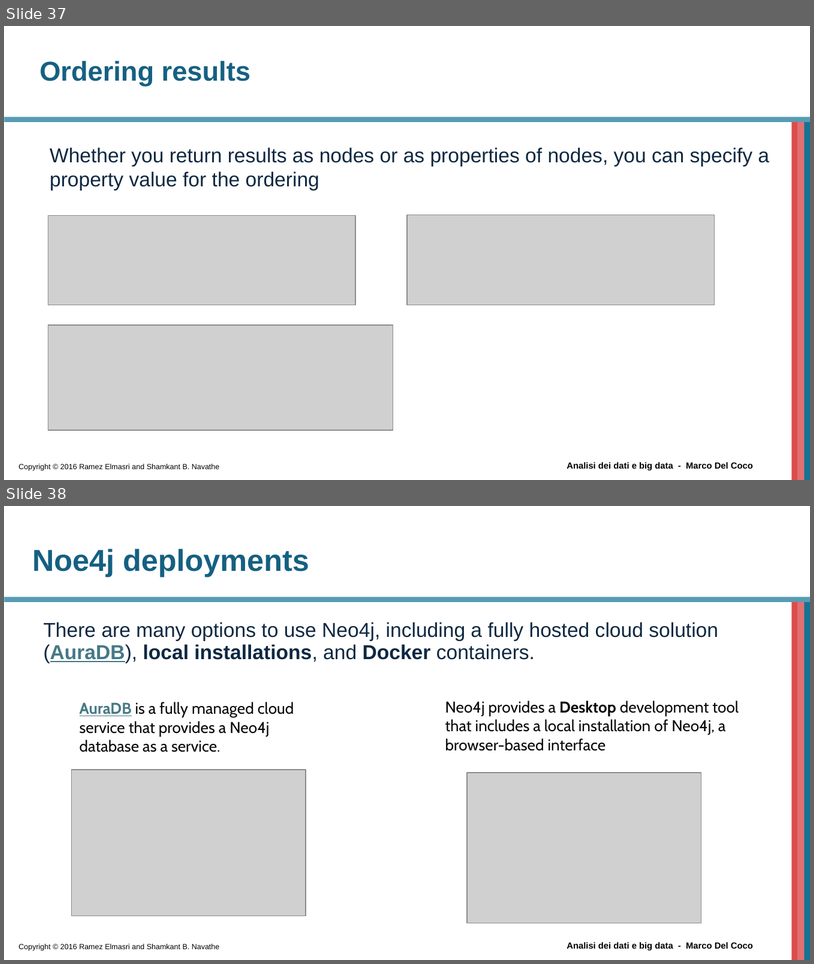
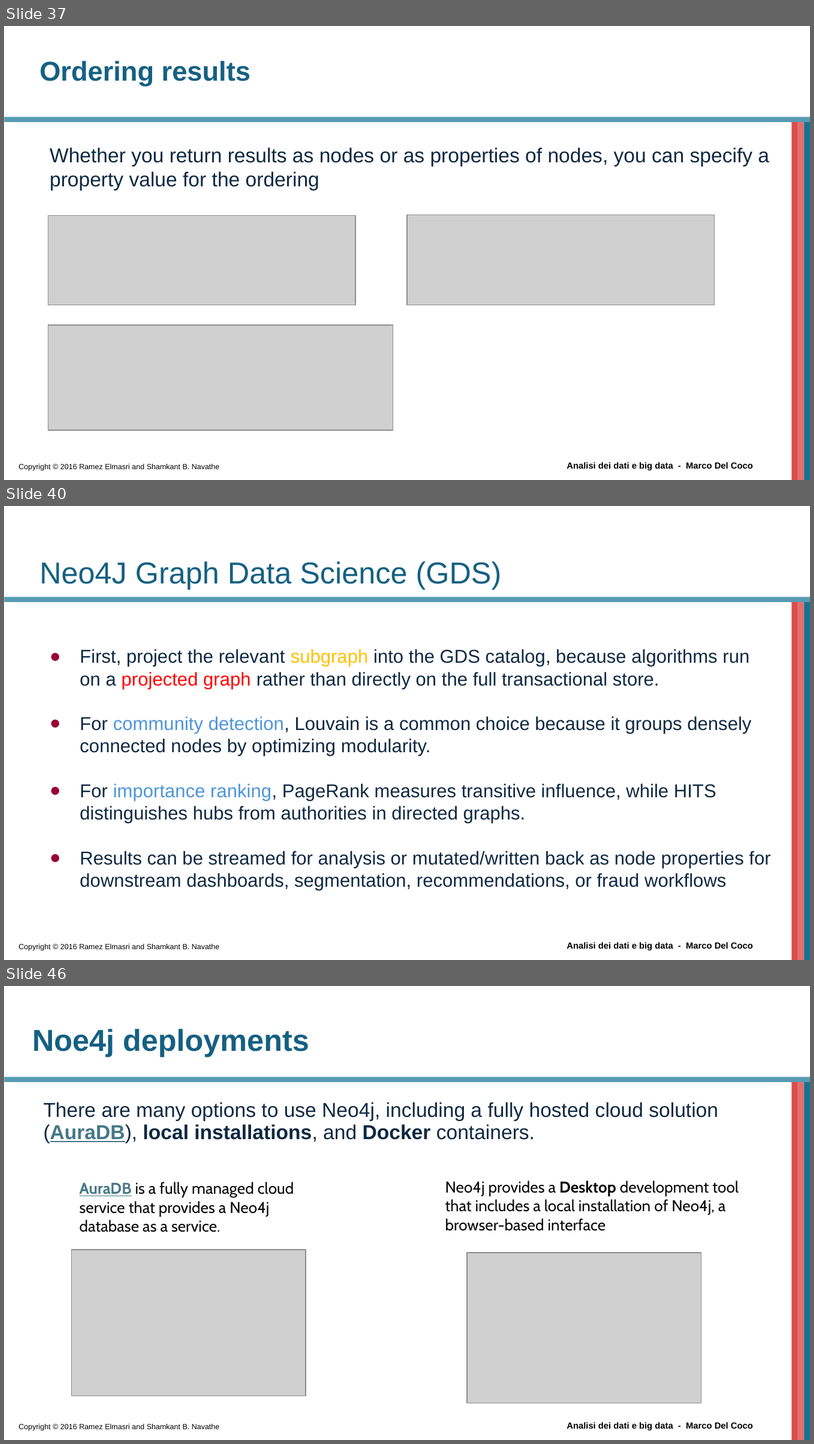
Before and after one commit to beppe2hd/AnalisiDati_BigData, a slide deck: materials/Introduction to Cypher.pptx. Shown one above the other, each under a label of ours: slides 37 and 38 before the commit, slides 37, 40 and 46 after it; the slides between them are not shown. The pictures are 814x964 and 814x1444 pixels, drawn with LibreOffice and Linux fonts; fonts in the diff are those of the drawing; grey boxes stand for pictures; background and template pictures are left out. Boxes give left, top, right and bottom in pixels: in the first picture for what was removed or moved away, otherwise in the second. Text is boxed around its words. In the diff, an @@ line names an element or a change of style, - is before the commit and + after.

```diff
--- a/materials/Introduction to Cypher.pptx
+++ b/materials/Introduction to Cypher.pptx
@@ slide 40 added at (x1=4, y1=506, x2=810, y2=960), background #FFFFFF; not listed: 6 template elements that a slide beside it also shows @@
@@ title added at (x1=39, y1=561, x2=502, y2=589), 27 pt, text #156082 @@
+Neo4J Graph Data Science (GDS)
@@ text added at (x1=80, y1=649, x2=771, y2=890), 16.6 pt, text #0E2841 @@
+● First, project the relevant subgraph into the GDS catalog, because algorithms run on a projected graph rather than directly on the full transactional store.
+● For community detection, Louvain is a common choice because it groups densely connected nodes by optimizing modularity.
+● For importance ranking, PageRank measures transitive influence, while HITS distinguishes hubs from authorities in directed graphs.
+● Results can be streamed for analysis or mutated/written back as node properties for downstream dashboards, segmentation, recommendations, or fraud workflows
@@ what was slide 38 is now slide 46 @@
```
Also in this commit, not shown: 1 slide changed, 7 other slides added, 8 other files.
